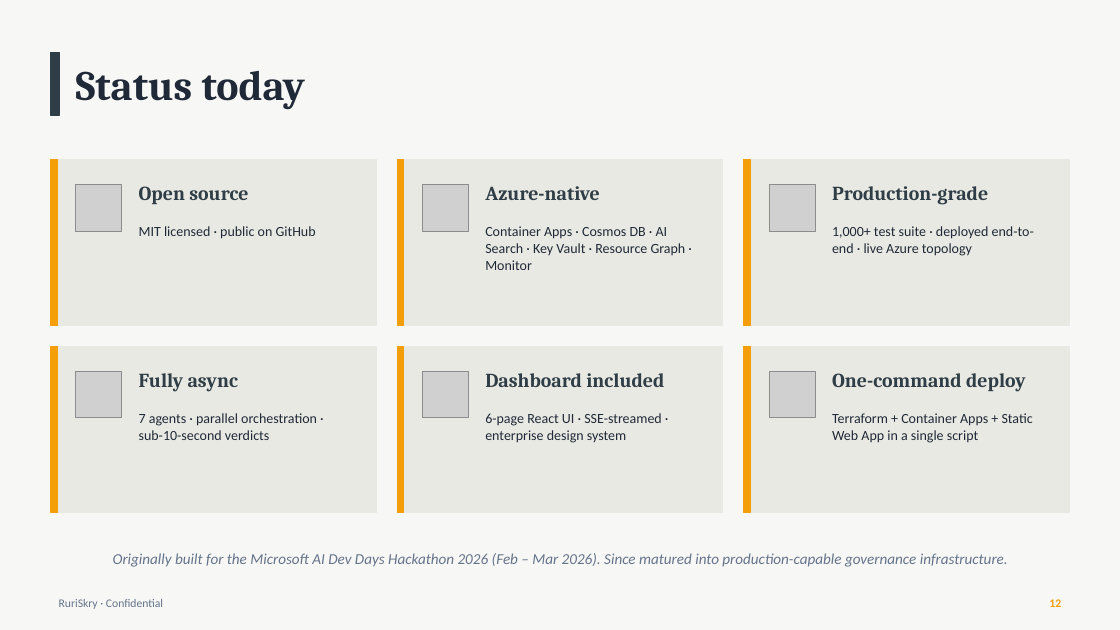
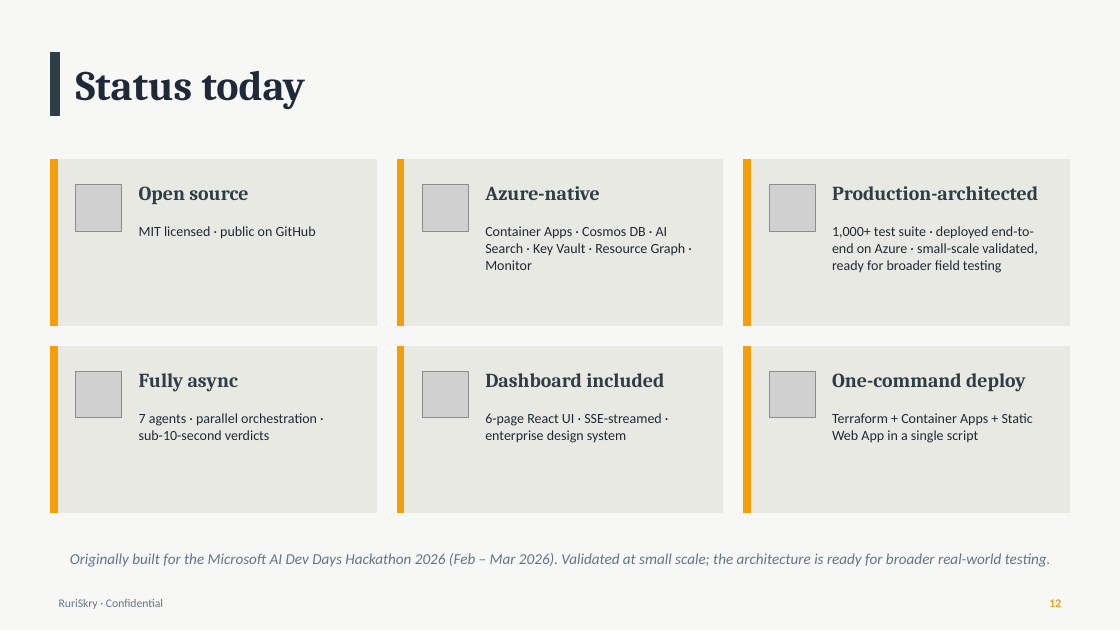
Before and after one commit to psc0des/sentinellayer, a slide deck: slide 12 of docs/RuriSkry-Exec-Deck.pptx. Drawn at 1120x630 pixels with LibreOffice and Linux fonts; fonts in the diff are those of the drawing; grey boxes stand for pictures. Boxes give left, top, right and bottom in pixels: in the first picture for what was removed or moved away, otherwise in the second. Text is boxed around its words. In the diff, an @@ line names an element or a change of style, - is before the commit and + after.

```diff
--- a/docs/RuriSkry-Exec-Deck.pptx
+++ b/docs/RuriSkry-Exec-Deck.pptx
@@ text at [832, 186, 1038, 200]: text changed @@
-Production-grade
+Production-architected
@@ text at [832, 226, 1037, 273]: text changed @@
-1,000+ test suite · deployed end-to-end · live Azure topology
+1,000+ test suite · deployed end-to-end on Azure · small-scale validated, ready for broader field testing
@@ text at [70, 553, 1051, 567]: text changed @@
-Originally built for the Microsoft AI Dev Days Hackathon 2026 (Feb – Mar 2026). Since matured into production-capable governance infrastructure.
+Originally built for the Microsoft AI Dev Days Hackathon 2026 (Feb – Mar 2026). Validated at small scale; the architecture is ready for broader real-world testing.
```
Also in this commit, not shown: 6 other slides changed, 1 slide added, 1 slide removed, 1 other file.
